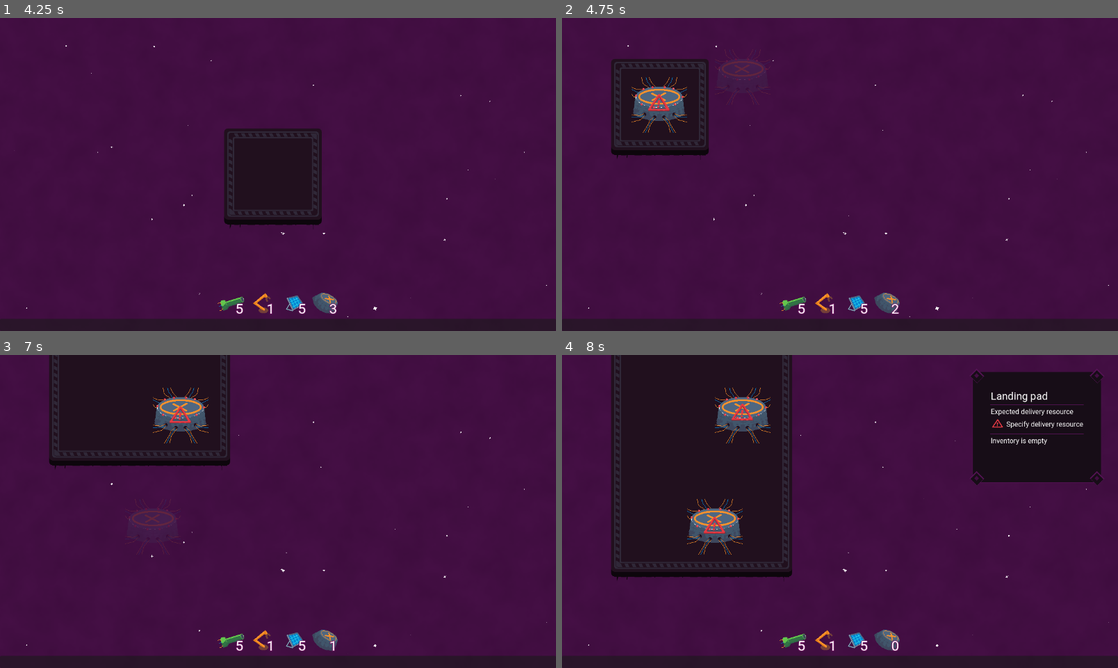
Above: before the commit, frames 1-4 (two rows, left to right).
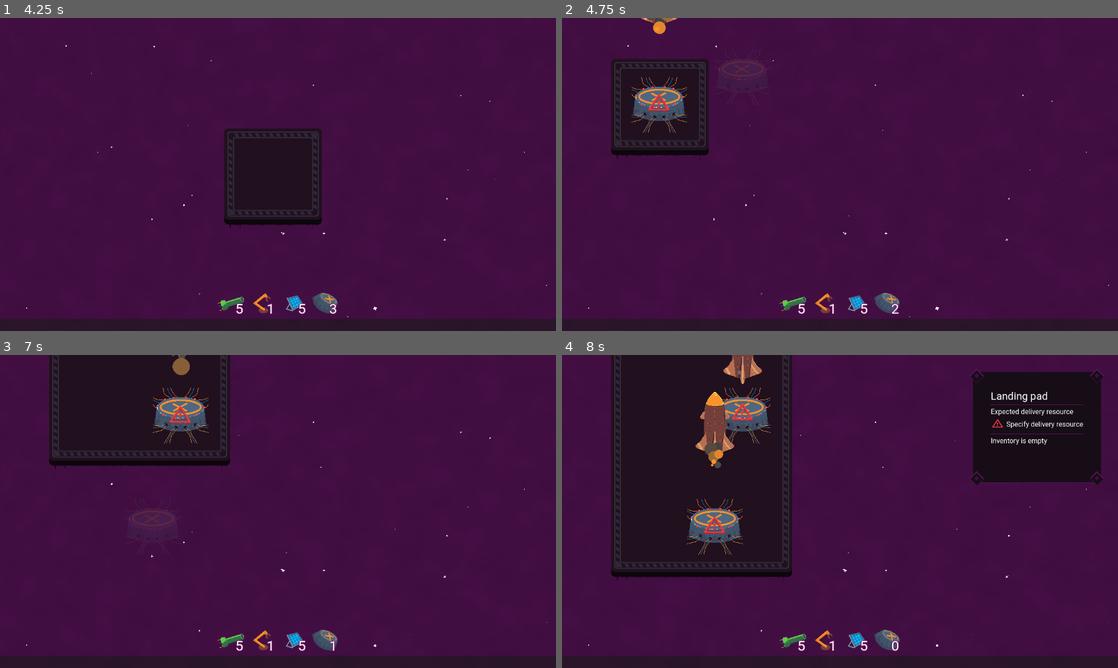
Above: after the commit, the same moments.

Repository: EdShel/StellarConstructor
Game: Godot game, scene res://objects/game.tscn
Two runs of this game, one before a commit and one after it. Both use one fixed random seed, a clock stepped at 60 frames per second and the inputs below.
Inputs (mouse positions are in pixels of both pictures, inside the frame that each line leads up to):
- Up to frame 1 (4.25 s): tap Enter at 0.5, 2 s; drag from (233, 302) to (333, 105) at 0.52 s; tap Space at 1.25, 3.5 s; drag from (261, 302) to (278, 174) at 1.27 s; move the mouse to (294, 302) at 2.02 s; hold D (right) 2.03-2.75 s; click (294, 302) at 2.17 s; drag from (322, 302) to (33, 146) at 2.77 s; move the mouse to (444, 221) at 3.52 s; hold A (left) from 3.53 s (still down)
- Up to frame 2 (4.75 s): release A (left) at 4.25 s; drag from (673, 127) to (756, 96) at 4.27 s
- Up to frame 3 (7 s): move the mouse to (100, 442) at 5.02 s; hold S (down) 5.03-5.75 s; click (100, 442) at 5.17 s; tap Enter at 5.75 s; drag from (194, 433) to (166, 527) at 5.77 s; drag from (183, 414) to (183, 527) at 6.52 s
- Up to frame 4 (8 s): drag from (728, 527) to (745, 414) at 7.27 s

Frame 1 is identical in both runs. In frame 2, 0.1% of the frame differs, in the area x 14-21%, y 0-6%; in frame 3, 0.2%; in frame 4, 1.3%, in the area x 24-36%, y 0-37%.

Commit message:
Cool rocket animation

Diff:
--- a/objects/builds/landing_pad.gd
+++ b/objects/builds/landing_pad.gd
@@ -12,6 +12,7 @@
 
 func _ready() -> void:
 	update_recipe(recipe)
+	%AnimationPlayer.play("landing")
 
 func update_recipe(new_recipe: Dictionary) -> void:
 	_recipe = new_recipe
--- a/objects/builds/landing_pad.tscn
+++ b/objects/builds/landing_pad.tscn
@@ -1,8 +1,151 @@
-[gd_scene load_steps=4 format=3 uid="uid://brjonc116ab3y"]
+[gd_scene load_steps=11 format=3 uid="uid://brjonc116ab3y"]
 
 [ext_resource type="Texture2D" uid="uid://qcw04lpx4sy2" path="res://sprites/builds/landing_pad.tres" id="1_dnmxl"]
 [ext_resource type="Script" path="res://objects/builds/landing_pad.gd" id="1_orncb"]
 [ext_resource type="PackedScene" uid="uid://o506ib7yigid" path="res://objects/builds/utilities/build_collider.tscn" id="2_ce11o"]
+[ext_resource type="Texture2D" uid="uid://b57lc7qchh8gn" path="res://sprites/background/rocket.png" id="4_6skce"]
+[ext_resource type="Texture2D" uid="uid://c7oy0jlgx6l02" path="res://sprites/background/circle.png" id="5_xtj25"]
+
+[sub_resource type="Animation" id="Animation_p1nua"]
+resource_name = "landing"
+length = 15.0
+tracks/0/type = "value"
+tracks/0/imported = false
+tracks/0/enabled = true
+tracks/0/path = NodePath(".:position")
+tracks/0/interp = 1
+tracks/0/loop_wrap = true
+tracks/0/keys = {
+"times": PackedFloat32Array(0, 2.96667, 3, 3.03333, 3.06667, 3.1, 3.13333, 8.1, 15),
+"transitions": PackedFloat32Array(-0.63728, 1, 1, 1, 1, 1, 1, 4.14106, 1),
+"update": 0,
+"values": [Vector2(0, -300), Vector2(0, -72), Vector2(4, -72), Vector2(-4, -72), Vector2(2, -72), Vector2(-2, -72), Vector2(0, -72), Vector2(0, -72), Vector2(0, -600)]
+}
+tracks/1/type = "value"
+tracks/1/imported = false
+tracks/1/enabled = true
+tracks/1/path = NodePath("SmokeParticles:emitting")
+tracks/1/interp = 1
+tracks/1/loop_wrap = true
+tracks/1/keys = {
+"times": PackedFloat32Array(0, 1.8, 6.76667),
+"transitions": PackedFloat32Array(1, 1, 1),
+"update": 1,
+"values": [true, false, true]
+}
+tracks/2/type = "value"
+tracks/2/imported = false
+tracks/2/enabled = true
+tracks/2/path = NodePath(".:scale")
+tracks/2/interp = 1
+tracks/2/loop_wrap = true
+tracks/2/keys = {
+"times": PackedFloat32Array(0, 2.83333, 2.96667, 3.06667, 3.16667, 6.23333, 6.33333, 6.43333, 6.53333, 6.63333, 6.73333, 6.80162, 6.93333),
+"transitions": PackedFloat32Array(1, 1, 1, 1, 1, 1, 1, 1, 1, 1, 1, 1, 1),
+"update": 0,
+"values": [Vector2(1, 1), Vector2(1, 1), Vector2(0.8, 1.2), Vector2(1.2, 0.8), Vector2(1, 1), Vector2(1, 1), Vector2(1.1, 0.9), Vector2(1, 1), Vector2(1.1, 0.9), Vector2(1, 1), Vector2(1.1, 0.9), Vector2(1, 1), Vector2(1, 1)]
+}
+tracks/3/type = "value"
+tracks/3/imported = false
+tracks/3/enabled = true
+tracks/3/path = NodePath("SmokeParticles:gravity")
+tracks/3/interp = 1
+tracks/3/loop_wrap = true
+tracks/3/keys = {
+"times": PackedFloat32Array(0, 5.23333, 6.43333, 14.9667),
+"transitions": PackedFloat32Array(1, 1, 1, 1),
+"update": 0,
+"values": [Vector2(0, 200), Vector2(0, 200), Vector2(0, -100), Vector2(0, 900)]
+}
+tracks/4/type = "value"
+tracks/4/imported = false
+tracks/4/enabled = true
+tracks/4/path = NodePath(".:modulate")
+tracks/4/interp = 1
+tracks/4/loop_wrap = true
+tracks/4/keys = {
+"times": PackedFloat32Array(0, 0.333333, 13.9667, 14.9667),
+"transitions": PackedFloat32Array(1, 1, 1, 1),
+"update": 0,
+"values": [Color(1, 1, 1, 0), Color(1, 1, 1, 1), Color(1, 1, 1, 1), Color(1, 1, 1, 0)]
+}
+
+[sub_resource type="Animation" id="Animation_7scv5"]
+length = 0.001
+tracks/0/type = "value"
+tracks/0/imported = false
+tracks/0/enabled = true
+tracks/0/path = NodePath(".:position")
+tracks/0/interp = 1
+tracks/0/loop_wrap = true
+tracks/0/keys = {
+"times": PackedFloat32Array(0),
+"transitions": PackedFloat32Array(1),
+"update": 0,
+"values": [Vector2(0, 0)]
+}
+tracks/1/type = "value"
+tracks/1/imported = false
+tracks/1/enabled = true
+tracks/1/path = NodePath("SmokeParticles:emitting")
+tracks/1/interp = 1
+tracks/1/loop_wrap = true
+tracks/1/keys = {
+"times": PackedFloat32Array(0),
+"transitions": PackedFloat32Array(1),
+"update": 1,
+"values": [false]
+}
+tracks/2/type = "value"
+tracks/2/imported = false
+tracks/2/enabled = true
+tracks/2/path = NodePath(".:scale")
+tracks/2/interp = 1
+tracks/2/loop_wrap = true
+tracks/2/keys = {
+"times": PackedFloat32Array(0),
+"transitions": PackedFloat32Array(1),
+"update": 0,
+"values": [Vector2(1, 1)]
+}
+tracks/3/type = "value"
+tracks/3/imported = false
+tracks/3/enabled = true
+tracks/3/path = NodePath("SmokeParticles:gravity")
+tracks/3/interp = 1
+tracks/3/loop_wrap = true
+tracks/3/keys = {
+"times": PackedFloat32Array(0),
+"transitions": PackedFloat32Array(1),
+"update": 0,
+"values": [Vector2(0, 200)]
+}
+tracks/4/type = "value"
+tracks/4/imported = false
+tracks/4/enabled = true
+tracks/4/path = NodePath(".:modulate")
+tracks/4/interp = 1
+tracks/4/loop_wrap = true
+tracks/4/keys = {
+"times": PackedFloat32Array(0),
+"transitions": PackedFloat32Array(1),
+"update": 0,
+"values": [Color(1, 1, 1, 1)]
+}
+
+[sub_resource type="AnimationLibrary" id="AnimationLibrary_b38q8"]
+_data = {
+"RESET": SubResource("Animation_7scv5"),
+"landing": SubResource("Animation_p1nua")
+}
+
+[sub_resource type="Curve" id="Curve_vqw7q"]
+_data = [Vector2(0, 0.0155747), 0.0, 0.0, 0, 0, Vector2(0.225225, 0.870838), -2.32492, -2.32492, 0, 0, Vector2(1, 0), 0.0, 0.0, 0, 0]
+point_count = 3
+
+[sub_resource type="Gradient" id="Gradient_wty04"]
+offsets = PackedFloat32Array(0, 0.116337, 0.25, 0.858911, 1)
+colors = PackedColorArray(0.984314, 0.572549, 0.168627, 1, 0.984314, 0.572549, 0.168627, 1, 0.25, 0.25, 0.25, 1, 0.510601, 0.510601, 0.510601, 1, 1, 1, 1, 0)
 
 [node name="LandingPad" type="Node2D" groups=["build", "landing_pads"]]
 script = ExtResource("1_orncb")
@@ -13,3 +156,28 @@
 [node name="BuildCollider" parent="." instance=ExtResource("2_ce11o")]
 cell_size = 2
 item_type = "landing_pad"
+
+[node name="Rocket" type="Sprite2D" parent="."]
+texture = ExtResource("4_6skce")
+
+[node name="AnimationPlayer" type="AnimationPlayer" parent="Rocket"]
+unique_name_in_owner = true
+libraries = {
+"": SubResource("AnimationLibrary_b38q8")
+}
+
+[node name="SmokeParticles" type="CPUParticles2D" parent="Rocket"]
+position = Vector2(1, 93)
+emitting = false
+amount = 20
+texture = ExtResource("5_xtj25")
+emission_shape = 1
+emission_sphere_radius = 17.67
+direction = Vector2(0, -1)
+spread = 20.0
+gravity = Vector2(0, 200)
+initial_velocity_max = 273.11
+scale_amount_min = 0.1
+scale_amount_max = 0.8
+scale_amount_curve = SubResource("Curve_vqw7q")
+color_ramp = SubResource("Gradient_wty04")
Binary file added: sprites/background/circle.png
Not shown, added: sprites/background/circle.png.import
Binary file added: sprites/background/rocket.png
Not shown, added: sprites/background/rocket.png.import
